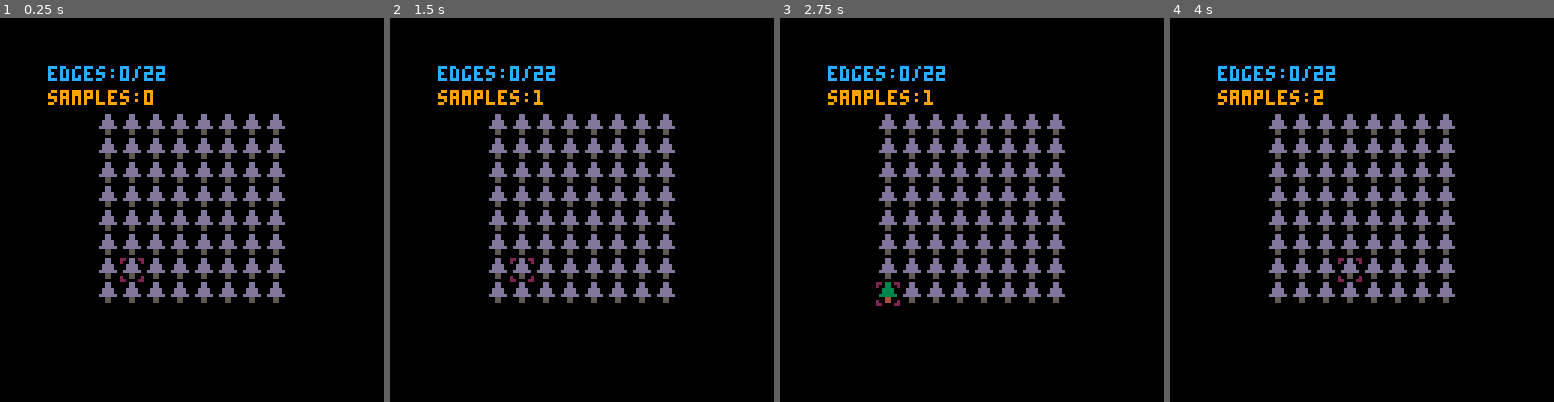
Above: before the commit, frames 1-4 (left to right).
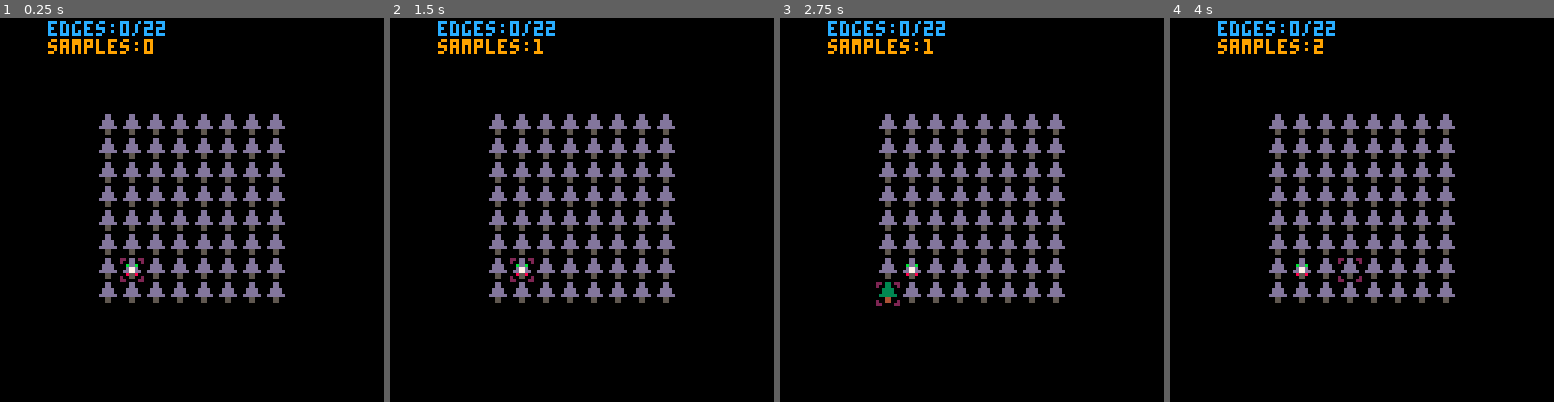
Above: after the commit, the same moments.

Repository: sstalley/p8cup
Game: PICO-8 cartridge nft.p8
Two runs of this game, one before a commit and one after it. Both use one fixed random seed, a clock stepped at 60 frames per second and the inputs below.
Inputs:
- Up to frame 1 (0.25 s): no input
- Up to frame 2 (1.5 s): tap O (Z key) at 0.33, 0.7, 1.43 s; tap X (X key) at 1.07 s
- Up to frame 3 (2.75 s): hold Left 1.97-2.37 s; tap X (X key) at 2.07, 2.4, 2.73 s; tap O (Z key) at 2.22 s; hold Down from 2.42 s (still down)
- Up to frame 4 (4 s): release Down at 2.82 s; hold Right 2.87-3.53 s; tap X (X key) at 3.07, 3.4, 3.73 s; tap O (Z key) at 3.1, 3.98 s; hold Up from 3.58 s (still down)

The runs differ from the first frame. In frame 1, 2.2% of the frame differs, in the area x 12-43%, y 0-68%; in frame 2, 2.1%; in frame 3, 2.1%; in frame 4, 2.1%.

Commit message:
added flashing drone that doesn't move

Diff:
--- a/nft.p8
+++ b/nft.p8
@@ -10,6 +9,9 @@
 tedges=0
 aniitvl=0.25
 samples=0
+flashitvl=0.5
+flashpcnt=0.1
+
 
 function resetmap()
  for col=0,mapw-1 do
@@ -47,6 +49,8 @@
 function _init()
  y=6
  x=1
+ droney = y
+ dronex = x
  fedges = 0
  tedges = totaledges()
  resetmap()
@@ -142,6 +146,19 @@
  spr(4, offsetx+x*8, offsety+y*8)
 end
 
+function drawdrone()
+ ts = (time() / flashitvl) % 2
+
+ if 0 < ts and ts < flashpcnt then
+  dspr=16
+ elseif 1 < ts and ts < 1+flashpcnt then
+  dspr=32
+ else
+  dspr=0
+ end
+ spr(dspr, offsetx+dronex*8, offsety+droney*8)
+end
+
 function drawmap()
  for col=0,mapw-1 do
   for row =0,maph-1 do
@@ -159,13 +176,28 @@
 
 function _draw()
  cls()
+ drawedges()
  drawmap()
- -- map(0, 0, offsetx, offsety, mapw, maph)
- drawedges()
  drawcurse()
- print('edges:'..fedges..'/'..tedges,16, 16, 12)
- print('samples:'..samples, 16, 24, 9)
-end
+ drawdrone()
+ print('edges:'..fedges..'/'..tedges,16, 1, 12)
+ print('samples:'..samples, 16, 1+6, 9)
+end
+…(15 lines of a section not shown)…
 
 
 
Not shown, changed: 18 lines of the sprite sheet (__gfx__) section of nft.p8
